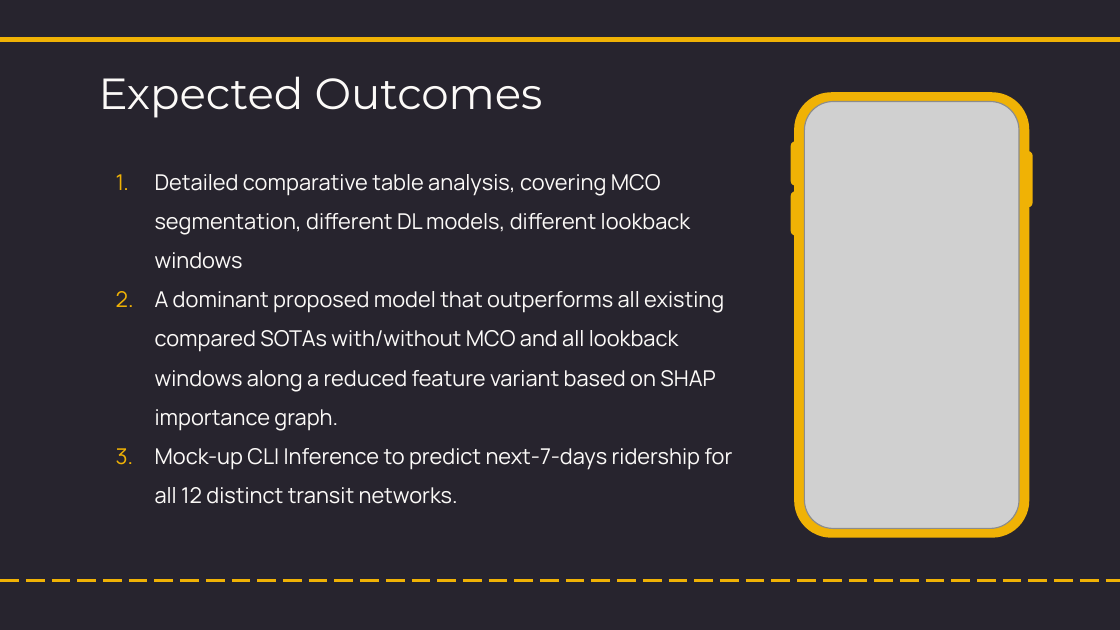
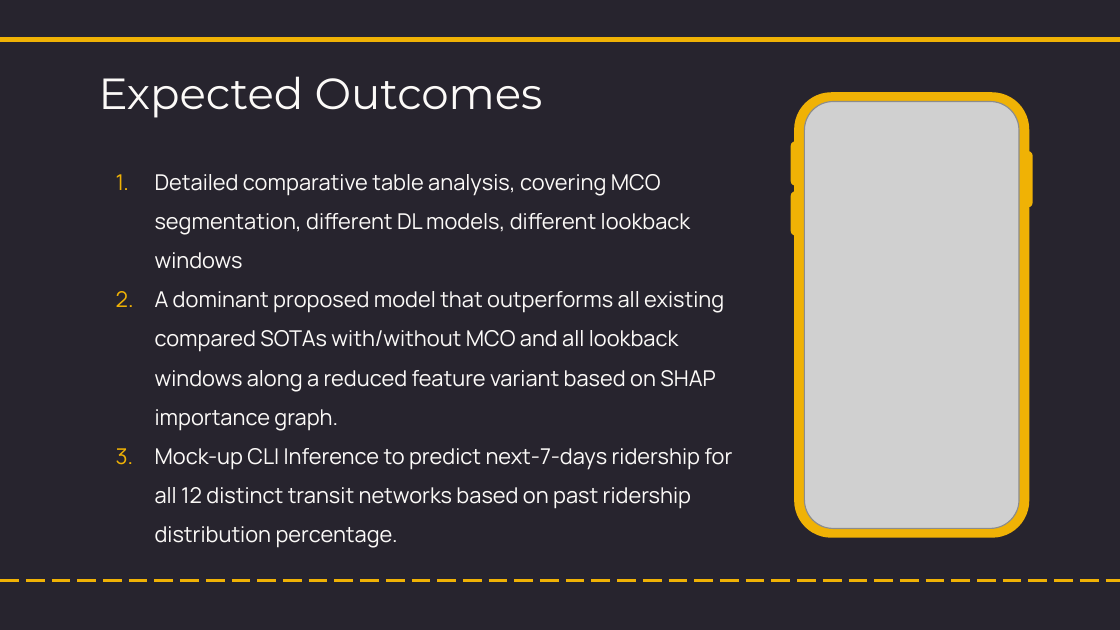
Before and after one commit to NightfuryEquinn/Ridership, a slide deck: slide 30 of docs/24202141_yipzixian_p1_presentation_revised.pptx. Drawn at 1120x630 pixels with LibreOffice and Linux fonts; fonts in the diff are those of the drawing; grey boxes stand for pictures. Boxes give left, top, right and bottom in pixels: in the first picture for what was removed or moved away, otherwise in the second. Text is boxed around its words. In the diff, an @@ line names an element or a change of style, - is before the commit and + after.

```diff
--- a/docs/24202141_yipzixian_p1_presentation_revised.pptx
+++ b/docs/24202141_yipzixian_p1_presentation_revised.pptx
@@ subtitle at [155,448,732,548]: text changed @@
-3. Mock-up CLI Inference to predict next-7-days ridership for all 12 distinct transit networks.
+3. Mock-up CLI Inference to predict next-7-days ridership for all 12 distinct transit networks based on past ridership distribution percentage.
```
Also in this commit, not shown: 2 other slides changed, 2 slides added, 2 slides removed, 41 other files.
